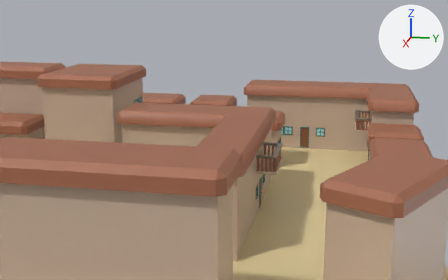
Renders of the Blender file Objects/Houses.blend from each side of a commit.
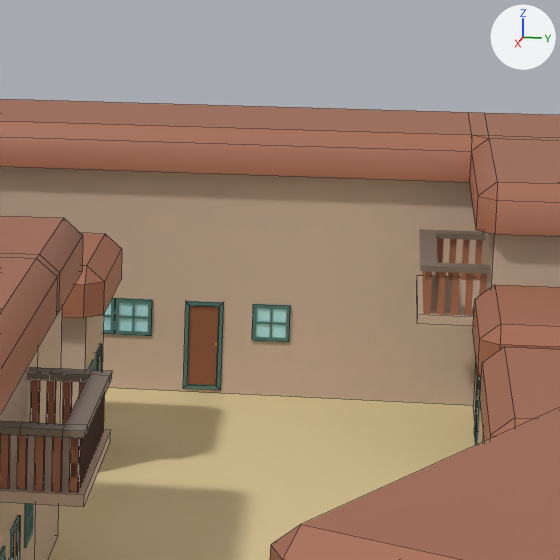
Each version is shown from a 50 mm camera at (71.9, 41.7, 18.0) aimed at (4.5, 28.2, 1.2), then close up on the part from 57% to 87% of the width and 20% to 67% of the height. Every picture has the same lights, and +X, +Y and +Z are marked at upper right. The close-ups show mesh edges as thin lines.

Script lines for the objects in view, before the commit:
```python
me_doorframe_005 = bpy.data.meshes.new('DoorFrame.005')
me_doorframe_005.from_pydata(...)  # 16 vertices, 16 faces; spans x -1.0..1.0, y -1.0..1.0, z -3.8..1.0
me_doorframe_005.materials.append(mat_doorframemat)  # dark cyan #4a756e
me_roof_011 = bpy.data.meshes.new('Roof.011')
me_roof_011.from_pydata(...)  # 24 vertices, 26 faces; spans x -1.4..1.33, y -1.01..1.01, z -1.0..1.9
me_roof_011.materials.append(mat_roofmat)  # brown #a76b50
me_windowglass_004 = bpy.data.meshes.new('WindowGlass.004')
me_windowglass_004.from_pydata([(-0.25, -0.25, 0.0), (0.25, -0.25, 0.0), (-0.25, 0.25, 0.0), (0.25, 0.25, 0.0)], [], [(0, 1, 3, 2)])
me_windowglass_004.materials.append(mat_glassmat)  # cyan #bef8ff
ob_doorframe_004 = bpy.data.objects.new('DoorFrame.004', me_doorframe_005)
ob_doorframe_004.parent = ob_base_004
ob_doorframe_004.location = (0.4, -0.978, 1.0)
ob_doorframe_004.scale = (0.105, 0.05, 0.25)
ob_roof_011 = bpy.data.objects.new('Roof.011', me_roof_011)
ob_roof_011.parent = ob_base_012
ob_roof_011.location = (0.0, 0.0, 2.2)
ob_roof_011.scale = (1.2, 1.2, 0.2)
ob_windowglass_015 = bpy.data.objects.new('WindowGlass.015', me_windowglass_004)
ob_windowglass_015.parent = ob_windowframe_015
ob_windowglass_015.matrix_parent_inverse = Matrix(((4.0, 0.0, 0.0, 1.6), (0.0, 20.0, 0.0, 20.0), (0.0, 0.0, 4.0, -4.0), (0.0, 0.0, 0.0, 1.0)))
ob_windowglass_015.location = (-0.4, -1.025, 1.0)
ob_windowglass_015.rotation_euler = (1.571, 0.0, 0.0)  # degrees (90, 0, 0)
ob_windowglass_015.scale = (0.973, 0.973, 0.973)
# also in view: 'BalconyBarShort.006' at (7.9, 43.5, 4.3); 'Base.005' at (5.5, 46.3, 3.4); 'BalconyRailing.004' at (22.9, 35.7, 5.1); 'Base.013' at (17.4, 28.3, 3.4); 'Base.004' at (0.0, 39.3, 3.4)
```
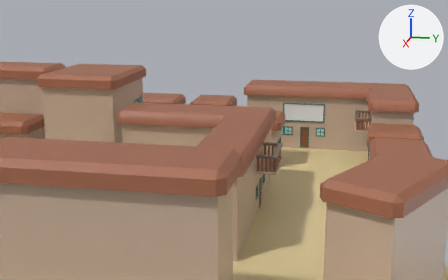
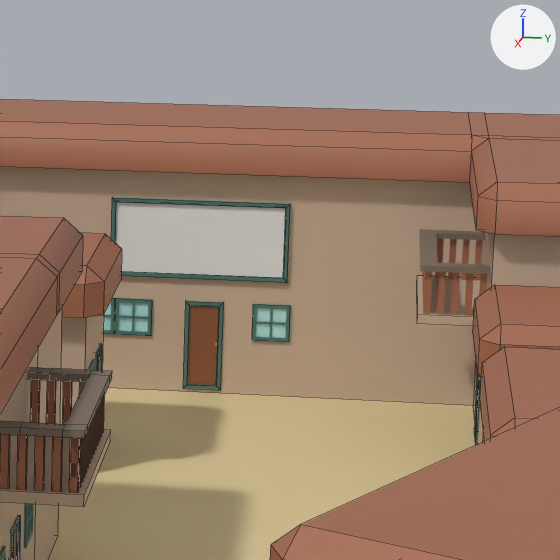
What differs and where, as boxes (x1, y1, x2, y2) in the close-ups (560 x 560 px):
'Sign.001', added: after (116, 202, 286, 278)
'SignFrame.001', added: after (111, 197, 291, 283)

Edits to the bpy script that builds the scene:
```text
Add mat_sign_001:
    mat_sign_001 = principled_material('Sign.001')
    mat_sign_001.base_color = (0.8, 0.8, 0.8)  # white #e7e7e7
Add me_signframe_001:
    me_signframe_001.from_pydata([(-0.94, -2.23, -0.09), (-0.94, -2.23, 0.09), (-0.94, 2.23, -0.09), (-0.94, 2.23, 0.09), (0.94, -2.23, -0.09), (0.94, -2.23, 0.09), (0.94, 2.23, -0.09), (0.94, 2.23, 0.09), (-1.06, 2.35, -0.09), (-1.06, -2.35, -0.09), (-1.06, -2.35, 0.09), (-1.06, 2.35, 0.09), (1.06, 2.35, -0.09), (1.06, 2.35, 0.09), (1.06, -2.35, -0.09), (1.06, -2.35, 0.09)], [], [(9, 10, 11, 8), (8, 11, 13, 12), (12, 13, 15, 14), (14, 15, 10, 9), (5, 7, 6, 4), (1, 5, 4, 0), (2, 0, 9, 8), (1, 3, 11, 10), (6, 2, 8, 12), (3, 7, 13, 11), (4, 6, 12, 14), (7, 5, 15, 13), (0, 4, 14, 9), (5, 1, 10, 15), (7, 3, 2, 6), (3, 1, 0, 2)])
    me_signframe_001.materials.append(mat_windowframemat)  # dark cyan #4a756e
Add me_sign_001:
    me_sign_001.from_pydata(...)  # a box spanning x -0.96..0.96, y -2.25..2.25, z -0.03..0.09
    me_sign_001.materials.append(mat_sign_001)  # its picture is missing
Add ob_signframe_001:
    ob_signframe_001 = bpy.data.objects.new('SignFrame.001', me_signframe_001)
    ob_signframe_001.location = (2.02, 36.94, 4.19)
    ob_signframe_001.rotation_euler = (-3.142, -1.571, 0.0)  # degrees (-180, -90, 0)
Add ob_sign_001:
    ob_sign_001 = bpy.data.objects.new('Sign.001', me_sign_001)
    ob_sign_001.parent = ob_signframe_001
    ob_sign_001.matrix_parent_inverse = Matrix(((0.0, 0.0, 1.0, -4.185), (0.0, -1.0, 0.0, 36.94), (1.0, 0.0, 0.0, -2.148), (0.0, 0.0, 0.0, 1.0)))
    ob_sign_001.location = (2.087, 36.94, 4.185)
    ob_sign_001.rotation_euler = (-3.142, -1.571, 0.0)  # degrees (-180, -90, 0)
```
